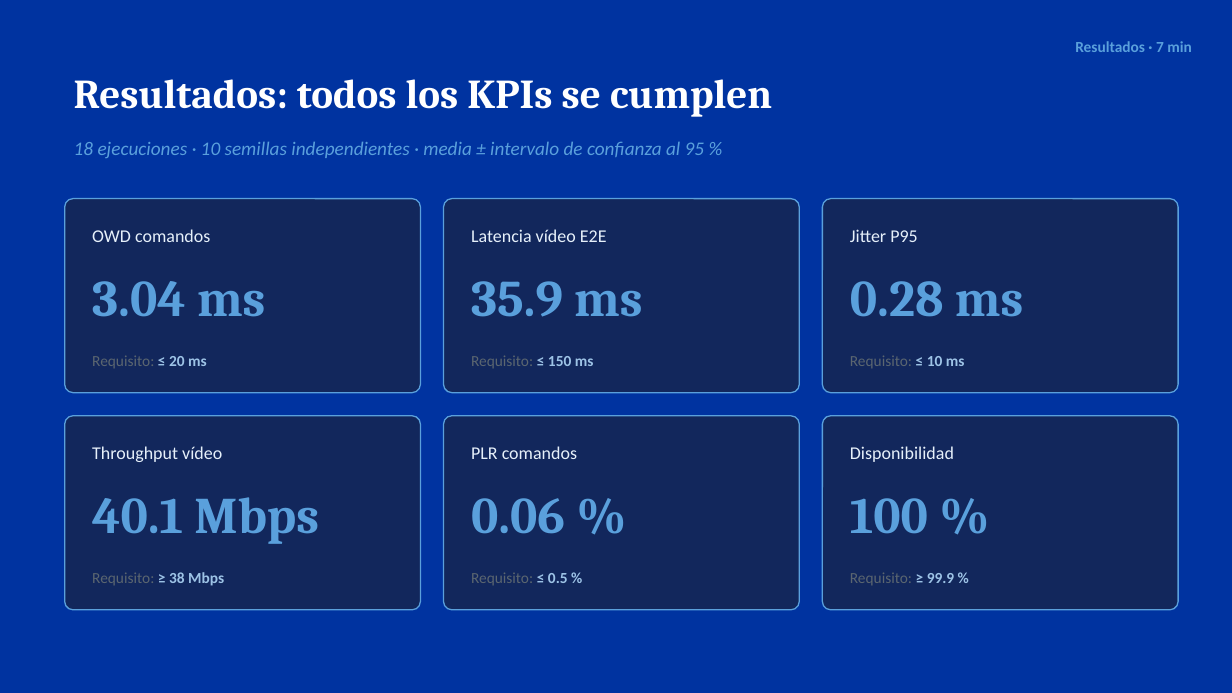
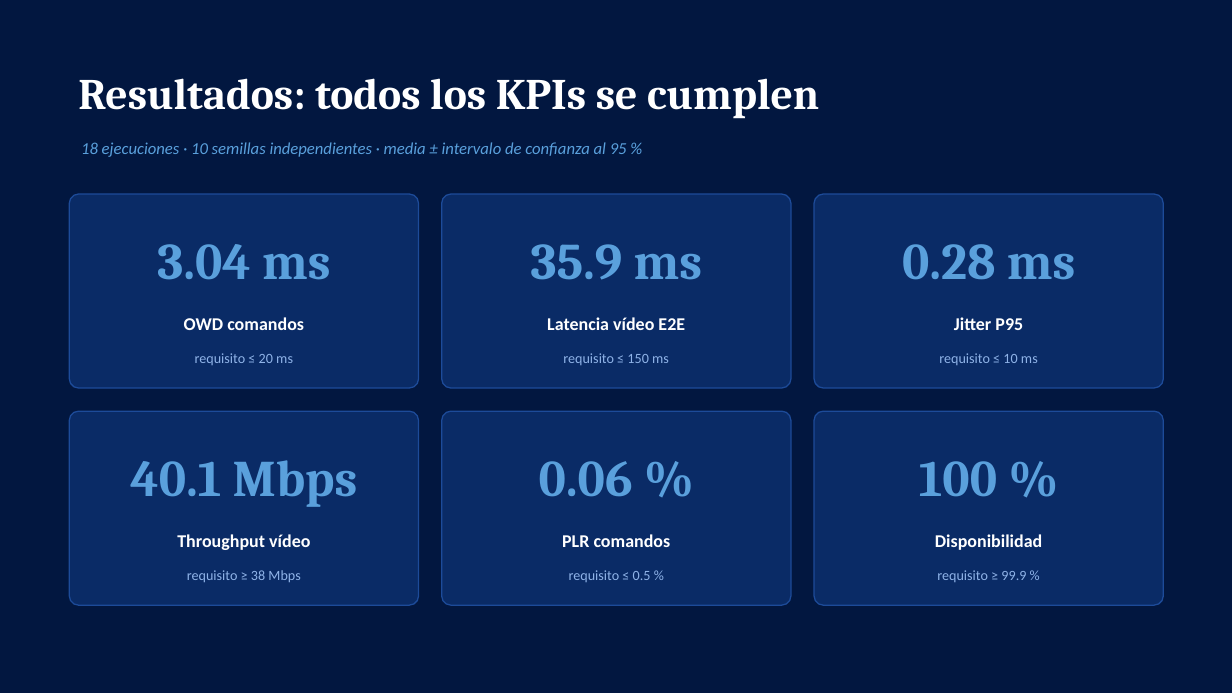
Before and after one commit to AdrianLopez012/tesis-lhd-802.11ac, a slide deck: slide 7 of fase4/presentacion/sustentacion_tesis.pptx. Drawn at 1232x693 pixels with LibreOffice and Linux fonts; fonts in the diff are those of the drawing. Boxes give left, top, right and bottom in pixels: in the first picture for what was removed or moved away, otherwise in the second. Text is boxed around its words. In the diff, an @@ line names an element or a change of style, - is before the commit and + after.

```diff
--- a/fase4/presentacion/sustentacion_tesis.pptx
+++ b/fase4/presentacion/sustentacion_tesis.pptx
@@ background #0033A0 to #021740 @@
@@ text "Resultados: todos los KPIs se ..." at bbox=[78, 78, 819, 119]: size 32 to 34 pt @@
@@ text removed at bbox=[1075, 41, 1192, 52] @@
-Resultados · 7 min
@@ text "18 ejecuciones · 10 semillas ...": place and size @@
-text "18 ejecuciones · 10 semillas ..." at bbox=[74, 142, 704, 158]
+text "18 ejecuciones · 10 semillas ..." at bbox=[81, 142, 627, 157]
@@ text "18 ejecuciones · 10 semillas ..." at bbox=[81, 142, 627, 157]: size 15 to 13 pt @@
@@ rounded rectangle: place and size @@
-rounded rectangle at bbox=[65, 199, 421, 393]
+rounded rectangle at bbox=[69, 194, 419, 388]
@@ rounded rectangle: place and size @@
-rounded rectangle at bbox=[444, 199, 799, 393]
+rounded rectangle at bbox=[442, 194, 791, 388]
@@ fill #12275C to #0A2B66; outline #5AA0DC 1 pt to #1D4B99 1 pt; proportions changed in 6 elements at bbox=[69, 411, 419, 605], bbox=[69, 194, 419, 388], bbox=[442, 411, 791, 605], bbox=[442, 194, 791, 388], bbox=[814, 411, 1164, 605], bbox=[814, 194, 1164, 388] @@
@@ rounded rectangle: place and size @@
-rounded rectangle at bbox=[823, 199, 1178, 393]
+rounded rectangle at bbox=[814, 194, 1164, 388]
@@ text "3.04 ms": place and size @@
-text "3.04 ms" at bbox=[92, 281, 265, 317]
+text "3.04 ms" at bbox=[157, 244, 330, 280]
@@ text "35.9 ms": place and size @@
-text "35.9 ms" at bbox=[471, 281, 642, 317]
+text "35.9 ms" at bbox=[531, 244, 702, 280]
@@ alignment left to centre in 6 elements at bbox=[130, 460, 358, 507], bbox=[157, 244, 330, 280], bbox=[539, 461, 633, 496], bbox=[531, 244, 702, 280], bbox=[919, 461, 997, 497], bbox=[902, 244, 1075, 280] @@
@@ text "0.28 ms": place and size @@
-text "0.28 ms" at bbox=[850, 281, 1023, 317]
+text "0.28 ms" at bbox=[902, 244, 1075, 280]
@@ text "OWD comandos": place and size @@
-text "OWD comandos" at bbox=[92, 229, 210, 242]
+text "OWD comandos" at bbox=[184, 317, 304, 330]
@@ text "Latencia vídeo E2E": place and size @@
-text "Latencia vídeo E2E" at bbox=[471, 229, 607, 242]
+text "Latencia vídeo E2E" at bbox=[547, 317, 685, 330]
@@ text "Jitter P95": place and size @@
-text "Jitter P95" at bbox=[850, 229, 917, 242]
+text "Jitter P95" at bbox=[954, 317, 1023, 330]
@@ text at bbox=[195, 353, 293, 365]: text changed; size 12 to 11 pt; text colour #5B6670 to #8FB3E8 @@
-Requisito: ≤ 20 ms
+requisito ≤ 20 ms
@@ text at bbox=[563, 353, 669, 365]: text changed; size 12 to 11 pt; text colour #5B6670 to #8FB3E8 @@
-Requisito: ≤ 150 ms
+requisito ≤ 150 ms
@@ text at bbox=[939, 353, 1038, 365]: text changed; size 12 to 11 pt; text colour #5B6670 to #8FB3E8 @@
-Requisito: ≤ 10 ms
+requisito ≤ 10 ms
@@ rounded rectangle: place and size @@
-rounded rectangle at bbox=[65, 416, 421, 610]
+rounded rectangle at bbox=[69, 411, 419, 605]
@@ rounded rectangle: place and size @@
-rounded rectangle at bbox=[444, 416, 799, 610]
+rounded rectangle at bbox=[442, 411, 791, 605]
@@ rounded rectangle: place and size @@
-rounded rectangle at bbox=[823, 416, 1178, 610]
+rounded rectangle at bbox=[814, 411, 1164, 605]
@@ text "40.1 Mbps": place and size @@
-text "40.1 Mbps" at bbox=[92, 497, 319, 544]
+text "40.1 Mbps" at bbox=[130, 460, 358, 507]
@@ text "0.06 %": place and size @@
-text "0.06 %" at bbox=[471, 498, 565, 534]
+text "0.06 %" at bbox=[539, 461, 633, 496]
@@ text "100 %": place and size @@
-text "100 %" at bbox=[850, 498, 928, 534]
+text "100 %" at bbox=[919, 461, 997, 497]
@@ text "Throughput vídeo": place and size @@
-text "Throughput vídeo" at bbox=[92, 446, 222, 462]
+text "Throughput vídeo" at bbox=[177, 534, 310, 550]
@@ text "PLR comandos": place and size @@
-text "PLR comandos" at bbox=[471, 446, 577, 459]
+text "PLR comandos" at bbox=[562, 534, 671, 547]
@@ text colour #E6F0FA to #FFFFFF, bold on; alignment left to centre in 6 elements at bbox=[184, 317, 304, 330], bbox=[177, 534, 310, 550], bbox=[547, 317, 685, 330], bbox=[562, 534, 671, 547], bbox=[954, 317, 1023, 330], bbox=[935, 534, 1042, 550] @@
@@ text "Disponibilidad": place and size @@
-text "Disponibilidad" at bbox=[850, 446, 954, 462]
+text "Disponibilidad" at bbox=[935, 534, 1042, 550]
@@ text at bbox=[187, 570, 300, 582]: text changed; size 12 to 11 pt; text colour #5B6670 to #8FB3E8 @@
-Requisito: ≥ 38 Mbps
+requisito ≥ 38 Mbps
@@ text at bbox=[569, 570, 651, 582]: text changed; size 12 to 11 pt; text colour #5B6670 to #8FB3E8 @@
-Requisito: ≤ 0.5 %
+requisito ≤ 0.5 %
@@ text at bbox=[937, 570, 1026, 582]: text changed; size 12 to 11 pt; text colour #5B6670 to #8FB3E8 @@
-Requisito: ≥ 99.9 %
+requisito ≥ 99.9 %
```
Also in this commit, not shown: 5 other slides changed, 7 slides added, 6 slides removed, 15 other files.
